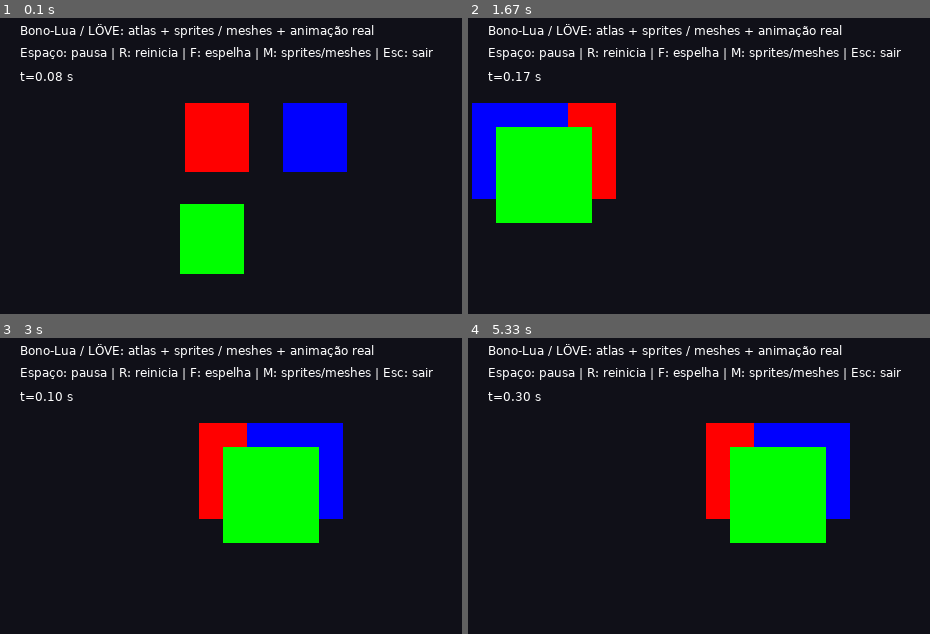
Above: before the commit, frames 1-4 (two rows, left to right).
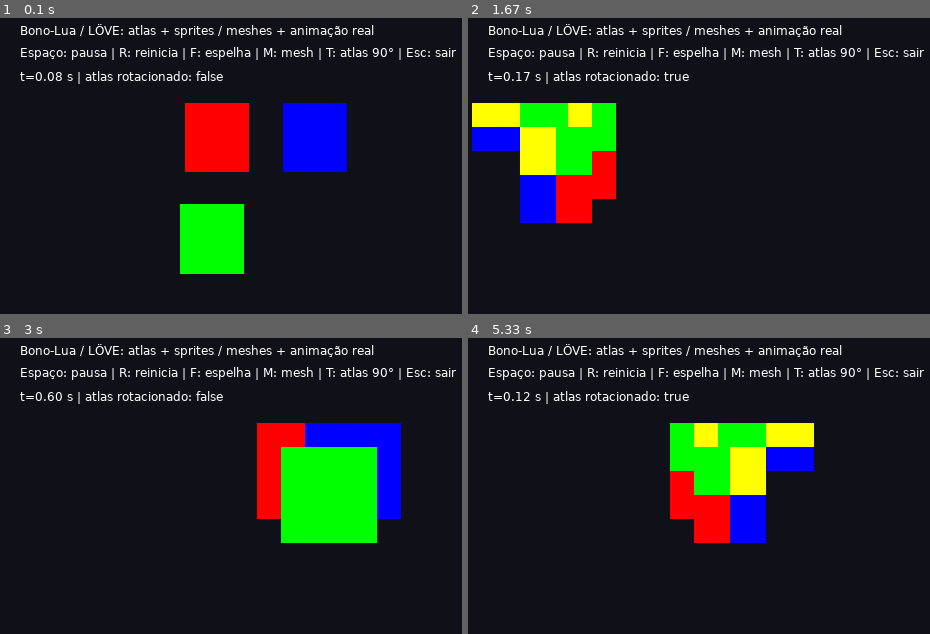
Above: after the commit, the same moments.

Repository: SrTristeSad/Bono-Lua
Game: LÖVE game, started from main.lua
Two runs of this game, one before a commit and one after it. Both use one fixed random seed, a clock stepped at 60 frames per second and the inputs below.
Inputs:
- Up to frame 1 (0.1 s): no input
- Up to frame 2 (1.67 s): tap T at 0.33 s; hold R 0.67-1.13 s; hold D 0.67-1.13 s; tap F at 1.17, 1.57 s; hold M from 1.5 s (still down)
- Up to frame 3 (3 s): tap F at 1.87, 2.07, 2.37 s; release M at 1.97 s; hold T 2-2.47 s; tap Space at 2.5, 2.9 s
- Up to frame 4 (5.33 s): tap Space at 3.2, 3.4, 3.73, 4.03, 4.23, 4.53, 4.8, 5.13 s; tap F at 3.48, 4.88 s; tap T at 5.22 s

The runs differ from the first frame. In frame 1, 1.1% of the frame differs, in the area x 16-99%, y 9-23%; in frame 2, 10%; in frame 3, 15%; in frame 4, 16%, in the area x 10-99%, y 9-70%.

Commit message:
Support rotated atlases in LÖVE sprites and meshes with original Pixi differential and pixel checks

Diff:
--- a/docs/PORTING_PROGRESS.json
+++ b/docs/PORTING_PROGRESS.json
@@ -221,15 +221,15 @@
     },
     "Pixi/4.x/src/dragonBones/pixi/PixiSlot.ts": {
       "destination": "dragonbones/love/Slot.lua",
-      "status": "Parcial: sprites/V4 e ramos de mesh comum/ponderada/Surface adaptados ao LÖVE. Atlas rotacionados e blends avançados pendentes; integração Pixi não é declarada completa.",
-      "tests": "lovesprites_differential: 56 cenários/11.188 …(443 unchanged characters)…  em mesh-result.json. Ver LoveMeshes.md.",
-      "differences": "LÖVE Mesh/Image/Quad e scene graph em  …(182 unchanged characters)… izado/recriado/liberado pelo adaptador. Atlas rotacionados/blends avançados continuam fora do recorte. Ver LoveMeshes.md e LoveSprites.md."
+      "status": "Parcial: sprites/V4, meshes comum/ponderada/Surface e atlas rotacionados adaptados ao LÖVE; blends avançados e integração completa pendentes.",
+      "tests": "lovesprites_differential: 56 cenários/11.188 …(443 unchanged characters)…  em mesh-result.json. Ver LoveMeshes.md. Rotação: 56/11.857 sprites e 82/22.352 meshes exatos por VM; dez capturas reais com 819.200 canais exigidos exatos em rotation-result.json. Ver LoveRotation.md.",
+      "differences": "LÖVE Mesh/Image/Quad e scene graph em  …(182 unchanged characters)… izado/recriado/liberado pelo adaptador. Blends avançados continuam fora do recorte. Rotação de sprite usa Mesh GPU com UVs de rotate=2; meshes usam a fórmula original. Ver LoveMeshes.md e LoveSprites.md."
     },
     "Pixi/4.x/src/dragonBones/pixi/PixiTextureAtlasData.ts": {
       "destination": "dragonbones/love/TextureAtlasData.lua",
-      "status": "Parcial: atlas/TextureData para sprites não rotacionados em LÖVE, com frames e recursos do host.",
-      "tests": "Diferencial numérico de sprites nas duas VMs e job gráfico real de referência; ver LoveSprites.md e evidências de CI.",
-      "differences": "Image do chamador não é liberada por frames; Quad do frame é liberado no pooling. Atlas rotacionado explicitamente pendente."
+      "status": "Parcial: atlas/TextureData LÖVE com regiões normais/rotacionadas e recursos do host.",
+      "tests": "Diferencial numérico de sprites nas duas VMs e job gráfico real de referência; ver LoveSprites.md e evidências de CI. Rotação comparada nos diferenciais de sprites/meshes e no job gráfico; ver LoveRotation.md.",
+      "differences": "Image pertence ao chamador; Quad e Mesh de sprite do frame são liberados no pooling. Dimensões region/orig preservadas do Pixi original, sem troca automática por ser região rotacionada."
     }
   }
 }
--- a/dragonbones/love/Display.lua
+++ b/dragonbones/love/Display.lua
@@ -48,7 +48,7 @@
   if (node.kind=='sprite'or node.kind=='mesh')and node.texture then
     local texture=node.texture
     assert(not texture.destroyed,'Texture frame was disposed')
-    if node.kind=='sprite'and not texture.quad then
+    if node.kind=='sprite'and not texture.rotated and not texture.quad then
       texture.quad=g.newQuad(texture.x,texture.y,texture.width,texture.height,
         texture.image:getWidth(),texture.image:getHeight())
     end
@@ -76,6 +76,21 @@
         node._gpuMesh:setTexture(texture.image)
         g.draw(node._gpuMesh)
       end
+    elseif texture.rotated then
+      if not texture.spriteMesh then
+        local image=texture.image
+        local x,y,w,h=texture.x,texture.y,texture.width,texture.height
+        local iw,ih=image:getWidth(),image:getHeight()
+        texture.spriteMesh=g.newMesh({
+          {0,0,(x+w)/iw,y/ih,1,1,1,1},
+          {w,0,(x+w)/iw,(y+h)/ih,1,1,1,1},
+          {w,h,x/iw,(y+h)/ih,1,1,1,1},
+          {0,h,x/iw,y/ih,1,1,1,1},
+        },'triangles','static')
+        texture.spriteMesh:setVertexMap(1,2,3,1,3,4)
+        texture.spriteMesh:setTexture(image)
+      end
+      g.setMeshCullMode('none');g.draw(texture.spriteMesh)
     else g.draw(texture.image,texture.quad)end
   end
   for _,child in ipairs(node.children)do drawNode(child,alpha)end
--- a/dragonbones/love/Slot.lua
+++ b/dragonbones/love/Slot.lua
@@ -1,6 +1,6 @@
 -- Sprite/mesh paths adapted from pinned Pixi/4.x/src/dragonBones/pixi/PixiSlot.ts.
 -- Copyright (c) DragonBones contributors. MIT: LICENSE-DRAGONBONES.
--- Atlas rotation and advanced blend modes remain separate backend slices.
+-- Advanced blend modes remain a separate backend slice.
 local Slot=require('dragonbones.armature.Slot')
 local Pool=require('dragonbones.core.BaseObject')
 local Atlas=require('dragonbones.love.TextureAtlasData').TextureAtlasData
@@ -95,8 +95,13 @@
         end
         for i=0,vertexCount*2-1,2 do
           local u,v=at(floats,uvOffset+i),at(floats,uvOffset+i+1)
-          display.uvs[i+1]=(region.x+u*region.width)/width
-          display.uvs[i+2]=(region.y+v*region.height)/height
+          if texture.rotated then
+            display.uvs[i+1]=(region.x+(1.0-v)*region.width)/width
+            display.uvs[i+2]=(region.y+u*region.height)/height
+          else
+            display.uvs[i+1]=(region.x+u*region.width)/width
+            display.uvs[i+2]=(region.y+v*region.height)/height
+          end
         end
         self._textureScale=1.0;display.texture=frame
         display.dirty=display.dirty+1;display.indexDirty=display.indexDirty+1
--- a/dragonbones/love/TextureAtlasData.lua
+++ b/dragonbones/love/TextureAtlasData.lua
@@ -14,6 +14,7 @@
 local Frame={};Frame.__index=Frame
 function Frame:destroy()
   if self.quad then self.quad:release();self.quad=nil end
+  if self.spriteMesh then self.spriteMesh:release();self.spriteMesh=nil end
   self.destroyed=true
 end
 local Atlas={};setmetatable(Atlas,{__index=Types.TextureAtlasData})
@@ -30,10 +31,9 @@
   for _,name in ipairs(Map.keys(self.textures))do
     local texture=self.textures[name]
     if value~=nil then
-      assert(not texture.rotated,'Rotated atlas frames are pending in the LÖVE sprite backend')
       local region=texture.region
       texture.renderTexture=setmetatable({image=value,x=region.x,y=region.y,
-        width=region.width,height=region.height,destroyed=false},Frame)
+        width=region.width,height=region.height,rotated=texture.rotated,destroyed=false},Frame)
     else texture.renderTexture=nil end
   end
 end
--- a/examples/love/main.lua
+++ b/examples/love/main.lua
@@ -76,6 +76,8 @@
   end
 end
 local showMeshes=true
+local showRotation=false
+local Rotated=require('examples.love.rotated')
 local factory,arm,image,paused
 function love.load()
   love.graphics.setDefaultFilter('nearest','nearest')
@@ -92,6 +94,12 @@
     if not ok then io.stderr:write(message,'\n');love.event.quit(1);return end
     print('LÖVE rendered eight real mesh RGBA/PNG frames.');love.event.quit(0);return
   end
+  local rotationOutput=os.getenv('BONO_ROTATION_OUTPUT')
+  if rotationOutput then
+    local ok,message=xpcall(function()Rotated.capture(rotationOutput)end,debug.traceback)
+    if not ok then io.stderr:write(message,'\n');love.event.quit(1);return end
+    print('LÖVE rendered ten real rotated-atlas RGBA/PNG frames.');love.event.quit(0);return
+  end
   factory,arm=scene(image,1,1,showMeshes);arm.clock=factory.clock
 end
 function love.update(delta)
@@ -103,17 +111,20 @@
   arm.display:draw(180,100,showMeshes and 4 or 6)
   love.graphics.setColor(1,1,1,1)
   love.graphics.print('Bono-Lua / LÖVE: atlas + sprites / meshes + animação real',20,20)
-  love.graphics.print('Espaço: pausa | R: reinicia | F: espelha | M: sprites/meshes | Esc: sair',20,42)
-  love.graphics.print(('t=%.2f s'):format(arm.animation.lastAnimationState.currentTime),20,66)
+  love.graphics.print('Espaço: pausa | R: reinicia | F: espelha | M: mesh | T: atlas 90° | Esc: sair',20,42)
+  love.graphics.print(('t=%.2f s | atlas rotacionado: %s'):format(arm.animation.lastAnimationState.currentTime,tostring(showRotation)),20,66)
 end
 function love.keypressed(key)
   if key=='escape'then love.event.quit()
   elseif key=='space'then paused=not paused
   elseif key=='r'then arm.animation:play('move',0)
   elseif key=='f'then arm.flipX=not arm.flipX
-  elseif key=='m'then
-    close(factory,arm);showMeshes=not showMeshes
-    factory,arm=scene(image,1,1,showMeshes);arm.clock=factory.clock
+  elseif key=='m'or key=='t'then
+    close(factory,arm);image:release()
+    if key=='m'then showMeshes=not showMeshes else showRotation=not showRotation end
+    if showRotation then factory,arm,image=Rotated.scene(showMeshes,1,false,false,false,false)
+    else image=atlasImage();factory,arm=scene(image,1,1,showMeshes)end
+    arm.clock=factory.clock
   end
 end
 function love.quit()if factory then close(factory,arm)end;if image then image:release()end end
--- /dev/null
+++ b/examples/love/rotated.lua
@@ -0,0 +1,69 @@
+-- Asymmetric atlas input for rotation verification, not a screenshot generator.
+local JSON=require('dragonbones.parser.JSON')
+local Factory=require('dragonbones.love.Factory')
+local R={}
+function R.image(replacement)
+  local atlas=JSON.parse(love.filesystem.read('examples/love/rotated_tex.json'))
+  local data=love.image.newImageData(64,32)
+  data:mapPixel(function(x,y)
+    for i=1,atlas.SubTexture.length do
+      local r=atlas.SubTexture[i]
+      if x>=r.x and x<r.x+r.width and y>=r.y and y<r.y+r.height then
+        local right=x-r.x>=r.width/2;local bottom=y-r.y>=r.height/2
+        if replacement then
+          if not bottom then return right and 1 or 0,1,right and 0 or 1,1 end
+          return 1,right and 0 or 1,1,1
+        end
+        if not bottom then return right and 0 or 1,right and 1 or 0,0,1 end
+        return right and 1 or 0,right and 1 or 0,right and 0 or 1,1
+      end
+    end
+    return 0,0,0,1
+  end)
+  local image=love.graphics.newImage(data);image:setFilter('nearest','nearest');data:release()
+  return image
+end
+function R.scene(meshMode,scale,trim,pivot,mixed,fallback)
+  local image=R.image(false)
+  local raw=JSON.parse(love.filesystem.read(meshMode and'examples/love/meshes_ske.json'or'examples/love/sprites_ske.json'))
+  if pivot then
+    for i=1,raw.armature[1].skin[1].slot.length do
+      raw.armature[1].skin[1].slot[i].display[1].pivot={x=.5,y=.5}
+    end
+  end
+  local atlas=JSON.parse(love.filesystem.read('examples/love/rotated_tex.json'))
+  if trim then
+    local r=atlas.SubTexture[1]
+    r.frameX=-2;r.frameY=-1;r.frameWidth=20;r.frameHeight=18
+  end
+  if mixed then atlas.SubTexture[2].rotated=false end
+  if fallback then atlas.width=0;atlas.height=0 end
+  local factory=Factory.new()
+  factory:parseDragonBonesData(raw,'sprites',scale)
+  factory:parseTextureAtlasData(atlas,image,'sprites')
+  local arm=factory:buildArmature('demo','sprites');arm.animation:play('move',0)
+  return factory,arm,image
+end
+function R.capture(output)
+  local cases={{0,0,1,0,0,0,0,0},{0,.25,1,0,0,0,0,0},{0,.5,2,0,0,0,0,0},
+    {0,.25,1,1,0,0,0,0},{0,.5,1,0,1,1,0,0},{1,.25,1,0,0,0,0,0},
+    {1,.5,1,1,0,0,0,0},{1,.5,1,0,0,0,1,0},{1,.25,1,0,0,0,0,1},{0,.75,1,0,0,0,0,2}}
+  for i,c in ipairs(cases)do
+    local f,a,image=R.scene(c[1]==1,c[3],c[5]==1,c[6]==1,c[8]==2,c[8]==1)
+    a.flipX=c[4]==1
+    local replacement
+    if c[7]==1 then replacement=R.image(true);a.replacedTexture=replacement end
+    a:advanceTime(c[2])
+    local canvas=love.graphics.newCanvas(160,128,{format='rgba8',msaa=0})
+    love.graphics.push('all');love.graphics.setCanvas(canvas);love.graphics.origin()
+    love.graphics.clear(16/255,16/255,24/255,1);a.display:draw(64,32)
+    love.graphics.setCanvas();love.graphics.pop()
+    local data=canvas:newImageData();local file=assert(io.open(output..'/love-rotation-'..(i-1)..'.rgba','wb'))
+    file:write(data:getString());file:close()
+    local png=data:encode('png');file=assert(io.open(output..'/love-rotation-'..(i-1)..'.png','wb'));file:write(png:getString());file:close()
+    png:release();data:release();canvas:release()
+    a:dispose();f.dragonBones:advanceTime(0);f:clear();f.dragonBones:advanceTime(0)
+    image:release();if replacement then replacement:release()end
+  end
+end
+return R
--- /dev/null
+++ b/examples/love/rotated_tex.json
@@ -0,0 +1,31 @@
+{
+  "name": "sprites",
+  "width": 64,
+  "height": 32,
+  "SubTexture": [
+    {
+      "name": "red",
+      "x": 4,
+      "y": 4,
+      "width": 8,
+      "height": 16,
+      "rotated": true
+    },
+    {
+      "name": "blue",
+      "x": 20,
+      "y": 4,
+      "width": 16,
+      "height": 8,
+      "rotated": true
+    },
+    {
+      "name": "green",
+      "x": 40,
+      "y": 4,
+      "width": 12,
+      "height": 16,
+      "rotated": true
+    }
+  ]
+}
--- a/tests/lovemeshes_differential.lua
+++ b/tests/lovemeshes_differential.lua
@@ -2,7 +2,8 @@
 local JSON=require('dragonbones.parser.JSON')
 local Core=require('dragonbones.core.DragonBones')
 local function read(p)local f=assert(io.open(p));local t=f:read('*a');f:close();return t end
-local fixture,atlasText=read('examples/love/meshes_ske.json'),read('examples/love/sprites_tex.json')
+local rotated=arg[2]=='rotated'
+local fixture,atlasText=read('examples/love/meshes_ske.json'),read(rotated and'examples/love/rotated_tex.json'or'examples/love/sprites_tex.json')
 local double;if string.pack then double=function(n)return string.pack('<d',n)end else local ffi=require('ffi');double=function(n)return ffi.string(ffi.new('double[1]',n),8)end end
 local function scalar(v)if v==nil then return'u'end;if type(v)=='boolean'then return tostring(v)end;if type(v)=='string …(189 unchanged characters)…
 local function execute(c)
@@ -12,13 +13,13 @@
 if weighted==0 then skin[2].display[1].weights=JSON.parse('[1,0,1,1,0,1,1,0,1,1,0,1]')end
 if atlasSize==0 then ar.width=0;ar.height=0 end;if op=='tint'then for i=1,raw.armature[1].slot.length do raw.armature[1].slot[i].color={aM=50,rM=25,gM=75,bM=50}end end;if op=='noFFD'then raw.armature[1].animation[1].ffd=nil end
 if op=='largeOffsets'then local a=raw.armature[1];local pad=JSON.parse('{"name":"padding","display":[{"name":"padding", …(323 unchanged characters)…
-f:parseDragonBonesData(raw,'sprites',scale);local image={width=48,height=16};local atlas=f:parseTextureAtlasData( …(186 unchanged characters)…
+f:parseDragonBonesData(raw,'sprites',scale);local image={width=rotated and 64 or 48,height=rotated and 32 or 16};local atlas=f:parseTextureAtlasData( …(186 unchanged characters)…
 local a=f:buildArmature('demo','sprites');a.animation.timeScale=rate;if op=='cache'then a.cacheFrameRate=4 end;local state=a.animation:play('move',0)
 local out={};local function push(v)out[#out+1]=tostring(v)end
 local keys={'x','y','scaleX','scaleY','rotation','skewX','skewY','alpha','tint','visible','blendMode'}
 for step=0,3 do
-if step==1 then if op=='identity'then local slot=a:getSlot(' …(213 unchanged characters)… ceTexture'then a.replacedTexture={width=48,height=16}elseif op=='removeTexture'then atlas. …(140 unchanged characters)…
-a:advanceTime(step==0 and 0 or .25);push(#a.display.children …(402 unchanged characters)… idth','height'})do push(scalar(t[k]))end end end;push(scalar(state.currentTime))
+if step==1 then if op=='identity'then local slot=a:getSlot(' …(213 unchanged characters)… ceTexture'then a.replacedTexture={width=rotated and 64 or 48,height=rotated and 32 or 16}elseif op=='removeTexture'then atlas. …(140 unchanged characters)…
+a:advanceTime(step==0 and 0 or .25);push(#a.display.children …(402 unchanged characters)… idth','height'})do push(scalar(t[k]))end;if rotated then push(t.rotated==true)end end end;push(scalar(state.currentTime))
 end
 a:dispose();core:advanceTime(0);f:clear();core:advanceTime(0);return table.concat(out,'\t')
 end
--- a/tests/lovesprites_differential.lua
+++ b/tests/lovesprites_differential.lua
@@ -2,7 +2,8 @@
 local JSON=require('dragonbones.parser.JSON')
 local Core=require('dragonbones.core.DragonBones')
 local function read(p)local f=assert(io.open(p));local t=f:read('*a');f:close();return t end
-local fixture,atlasText=read('examples/love/sprites_ske.json'),read('examples/love/sprites_tex.json')
+local rotated=arg[2]=='rotated'
+local fixture,atlasText=read('examples/love/sprites_ske.json'),read(rotated and'examples/love/rotated_tex.json'or'examples/love/sprites_tex.json')
 local double;if string.pack then double=function(n)return string.pack('<d',n)end else local ffi=require('ffi');double=function(n)return ffi.string(ffi.new('double[1]',n),8)end end
 local function scalar(v)if v==nil then return'u'end;if type(v)=='boolean'then return tostring(v)end;if type(v)=='string …(189 unchanged characters)…
 local function execute(c)
@@ -11,12 +12,12 @@
 local f=Factory.new(core);local raw,ar=JSON.parse(fixture),JSON.parse(atlasText)
 for i=1,raw.armature[1].slot.length do local s=raw.armature[1].slot[i];s.color={aM=alpha*100,rM=tint*100,gM=100,bM=100};s.blendMode=blend end
 if op=='trim'then local t=ar.SubTexture[1];t.frameX=-2;t.frameY=-1;t.frameWidth=20;t.frameHeight=18 end
-f:parseDragonBonesData(raw,'sprites',scale);local image={width=48,height=16};local atlas=f:parseTextureAtlasData( …(154 unchanged characters)…
+f:parseDragonBonesData(raw,'sprites',scale);local image={width=rotated and 64 or 48,height=rotated and 32 or 16};local atlas=f:parseTextureAtlasData( …(154 unchanged characters)…
 local out={};local function push(v)out[#out+1]=tostring(v)end
 local keys={'x','y','scaleX','scaleY','rotation','skewX','skewY','alpha','tint','visible','blendMode'}
 for step=0,3 do
-if step==1 then if op=='hidden'then a:getSlot('red').visible=false elseif op=='replaceTexture'then a.replacedTexture={width=48,height=16}elseif op=='removeTexture'then atlas. …(198 unchanged characters)…
-a:advanceTime(step==0 and 0 or .25);push(#a.display.children …(175 unchanged characters)… idth','height'})do push(scalar(t[k]))end end end;push(scalar(s.currentTime))
+if step==1 then if op=='hidden'then a:getSlot('red').visible=false elseif op=='replaceTexture'then a.replacedTexture={width=rotated and 64 or 48,height=rotated and 32 or 16}elseif op=='removeTexture'then atlas. …(198 unchanged characters)…
+a:advanceTime(step==0 and 0 or .25);push(#a.display.children …(175 unchanged characters)… idth','height'})do push(scalar(t[k]))end;if rotated then push(t.rotated==true)end end end;push(scalar(s.currentTime))
 end
 a:dispose();core:advanceTime(0);f:clear();core:advanceTime(0);return table.concat(out,'\t')
 end
Not shown, changed: docs/DECISIONS.md
Not shown, changed: docs/DIFFERENCES.md
Not shown, changed: docs/PORTING_STATUS.md
Not shown, changed: docs/UPSTREAM_INVENTORY.md
Not shown, changed: docs/VALIDATION.md
Not shown, changed: docs/contracts/LoveMeshes.md
Not shown, added: docs/contracts/LoveRotation.md
Not shown, changed: docs/contracts/LoveSprites.md
